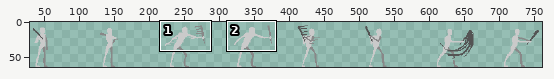
Sprite sheet, stored at assets/player/amenine/parry.png. The picture above shows the old version from afar; the outline marks the close-up.
Close-up. Earlier state:
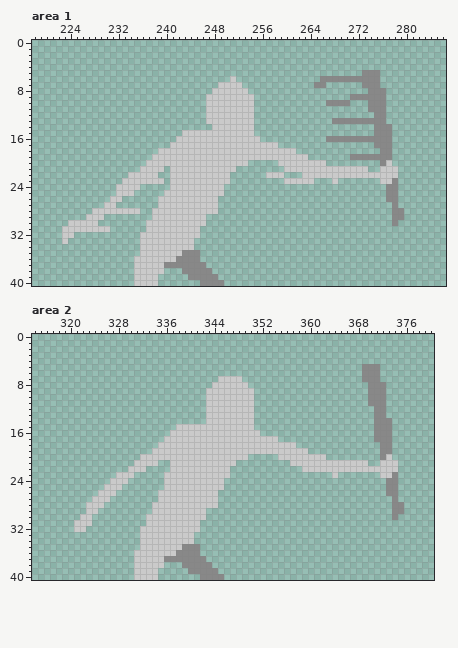
The file is 768x64 pixels. Shown: area 1: x 218..286, y 0..40; area 2: x 314..380, y 0..40. The wide view leaves out empty margins. The commit also changed other parts of the picture, which this record leaves out.
After the commit:
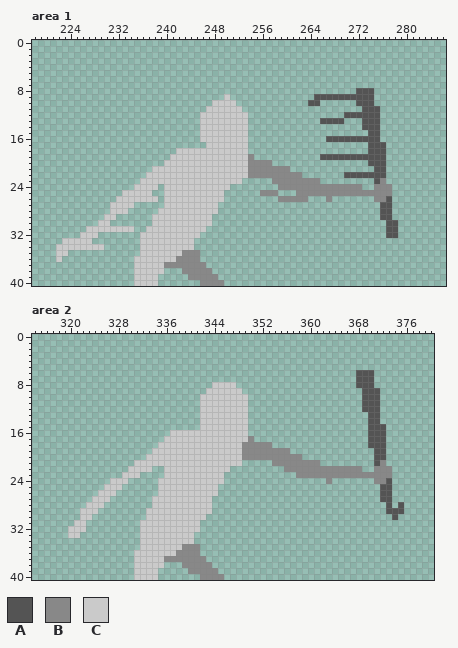
Palette (. is transparent): A #545454  B #888888  C #cacaca
Edits made:
--- area 1
@@ x 218..286 @@
  4 .....................................................................
- 5 .......................................................BBB...........
- 6 .................................C..............BBBBBBBBBB...........
- 7 ...............................CCCC............BB......BBB...........
- 8 ..............................CCCCCC....................BBB..........
- 9 .............................CCCCCCCC................BBBBBB..........
-10 .............................CCCCCCCC............BBBB...BBB..........
-11 .............................CCCCCCCC...................BBB..........
-12 .............................CCCCCCCC....................BB..........
-13 .............................CCCCCCCC.............BBBBBBBBB..........
-14 ..............................CCCCCCC....................BBB.........
-15 .........................CCCCCCCCCCCC....................BBB.........
-16 ........................CCCCCCCCCCCCCC...........BBBBBBBBBBB.........
-17 .......................CCCCCCCCCCCCCCCCCC................BBB.........
-18 .....................CCCCCCCCCCCCCCCCCCCCCCC..............BB.........
-19 ....................CCCCCCCCCCCCCCCCCCCCCCCCCC.......BBBBBBB.........
-20 ...................CCCCCCCCCCCCCCCCC.....CCCCCCCC.........BC.........
-21 ..................CCCC.CCCCCCCCCCC........CCCCCCCCCCCCCC..CCC........
-22 ................CCCCC..CCCCCCCCCC......CCC...CCCCCCCCCCCCCCCC........
-23 ...............CCCCCCC.CCCCCCCCCC.........CCCCC...C.......CCB........
-24 ..............CCCC.....CCCCCCCCC...........................BB........
-25 ..............CCC.....CCCCCCCCCC...........................BB........
-26 .............CC......CCCCCCCCCC............................BB........
-27 ............CC.......CCCCCCCCCC.............................B........
-28 ..........CCCCCCCC..CCCCCCCCCCC.............................BB.......
-29 .........CCC........CCCCCCCCC...............................BB.......
-30 ......CCCCC........CCCCCCCCCC...............................B........
-31 .....CCCCCCCC......CCCCCCCCC.........................................
-32 .....CC...........CCCCCCCCCC.........................................
-33 .....C............CCCCCCCCC..........................................
-34 ..................CCCCCCCCC..........................................
-35 ..................CCCCCCCBBB.........................................
-36 .................CCCCCCCBBBB.........................................
+ 5 .....................................................................
+ 6 .....................................................................
+ 7 .....................................................................
+ 8 ......................................................AAA............
+ 9 ................................C..............AAAAAAAAAA............
+10 ..............................CCCC............AA......AAA............
+11 .............................CCCCCC....................AAA...........
+12 ............................CCCCCCCC................AAAAAA...........
+13 ............................CCCCCCCC............AAAA...AAA...........
+14 ............................CCCCCCCC...................AAA...........
+15 ............................CCCCCCCC....................AA...........
+16 ............................CCCCCCCC.............AAAAAAAAA...........
+17 .............................CCCCCCC....................AAA..........
+18 ........................CCCCCCCCCCCC....................AAA..........
+19 .......................CCCCCCCCCCCCCB...........AAAAAAAAAAA..........
+20 ......................CCCCCCCCCCCCCCBBBB................AAA..........
+21 ....................CCCCCCCCCCCCCCCCBBBBBBB..............AA..........
+22 ...................CCCCCCCCCCCCCCCCCBBBBBBBBB.......AAAAAAA..........
+23 ..................CCCCCCCCCCCCCCCCC.....BBBBBBBB.........AB..........
+24 .................CCCC.CCCCCCCCCCC........BBBBBBBBBBBBBB..BBB.........
+25 ...............CCCCC..CCCCCCCCCC......BBB...BBBBBBBBBBBBBBBB.........
+26 ..............CCCCCCC.CCCCCCCCCC.........BBBBB...B.......BBA.........
+27 .............CCCC.....CCCCCCCCC...........................AA.........
+28 .............CCC.....CCCCCCCCCC...........................AA.........
+29 ............CC......CCCCCCCCCC............................AA.........
+30 ...........CC.......CCCCCCCCCC.............................AA........
+31 .........CCCCCCCC..CCCCCCCCCC..............................AA........
+32 ........CCC.......CCCCCCCCCC...............................AA........
+33 .....CCCCC........CCCCCCCCC..........................................
+34 ....CCCCCCCC......CCCCCCCCC..........................................
+35 ....CC............CCCCCCCBBB.........................................
+36 ....C............CCCCCCCBBBB.........................................
 37 .................CCCCCBBBBBBB........................................
--- area 2
@@ x 314..380 @@
  4 ...................................................................
- 5 .......................................................BBB.........
- 6 .......................................................BBB.........
- 7 ...............................CCCC....................BBB.........
- 8 ..............................CCCCCC....................BBB........
- 9 .............................CCCCCCCC...................BBB........
-10 .............................CCCCCCCC...................BBB........
-11 .............................CCCCCCCC...................BBB........
-12 .............................CCCCCCCC....................BB........
-13 .............................CCCCCCCC....................BB........
-14 .............................CCCCCCCC....................BBB.......
-15 ........................CCCCCCCCCCCCC....................BBB.......
-16 .......................CCCCCCCCCCCCCCC...................BBB.......
-17 ......................CCCCCCCCCCCCCCCCCCC................BBB.......
-18 .....................CCCCCCCCCCCCCCCCCCCCCCC..............BB.......
-19 ....................CCCCCCCCCCCCCCCCCCCCCCCCCC............BB.......
-20 ..................CCCCCCCCCCCCCCCCCC.....CCCCCCCC.........BC.......
-21 .................CCCC..CCCCCCCCCCC.........CCCCCCCCCCCCC..CCC......
-22 ................CCC....CCCCCCCCCC............CCCCCCCCCCCCCCCC......
-23 ..............CCC.....CCCCCCCCCCC.................C.......CCB......
-24 .............CCC......CCCCCCCCCC...........................BB......
-25 ............CCC.......CCCCCCCCCC...........................BB......
-26 ...........CCC.......CCCCCCCCCC............................BB......
-27 ..........CCC........CCCCCCCCCC.............................B......
-28 .........CCC........CCCCCCCCCCC.............................BB.....
-29 .........CC.........CCCCCCCCC...............................BB.....
-30 ........CC.........CCCCCCCCCC...............................B......
-31 .......CCC.........CCCCCCCCC.......................................
-32 .......CC.........CCCCCCCCCC.......................................
-33 ..................CCCCCCCCC........................................
+ 5 ...................................................................
+ 6 ......................................................AAA..........
+ 7 ......................................................AAA..........
+ 8 ..............................CCCC....................AAA..........
+ 9 .............................CCCCCC....................AAA.........
+10 ............................CCCCCCCC...................AAA.........
+11 ............................CCCCCCCC...................AAA.........
+12 ............................CCCCCCCC...................AAA.........
+13 ............................CCCCCCCC....................AA.........
+14 ............................CCCCCCCC....................AA.........
+15 ............................CCCCCCCC....................AAA........
+16 .......................CCCCCCCCCCCCC....................AAA........
+17 ......................CCCCCCCCCCCCCCB...................AAA........
+18 .....................CCCCCCCCCCCCCCBBBBB................AAA........
+19 ....................CCCCCCCCCCCCCCCBBBBBBBB..............AA........
+20 ...................CCCCCCCCCCCCCCCCBBBBBBBBBB............AA........
+21 .................CCCCCCCCCCCCCCCCCC.....BBBBBBBB.........AB........
+22 ................CCCC..CCCCCCCCCCC.........BBBBBBBBBBBBB..BBB.......
+23 ...............CCC....CCCCCCCCCC............BBBBBBBBBBBBBBBB.......
+24 .............CCC.....CCCCCCCCCCC.................B.......BBA.......
+25 ............CCC......CCCCCCCCCC...........................AA.......
+26 ...........CCC.......CCCCCCCCCC...........................AA.......
+27 ..........CCC.......CCCCCCCCCC............................AA.......
+28 .........CCC........CCCCCCCCCC.............................A.A.....
+29 ........CCC........CCCCCCCCCCC.............................AAA.....
+30 ........CC.........CCCCCCCCCC...............................A......
+31 .......CC.........CCCCCCCCCC.......................................
+32 ......CCC.........CCCCCCCCCC.......................................
+33 ......CC..........CCCCCCCCC........................................
 34 ..................CCCCCCCCC........................................
Boxes around the changes in both close-ups, in picture pixels (x1, y1, x2, y2):
changed: (56, 70, 404, 262)
changed: (176, 364, 404, 520)
changed: (116, 454, 170, 526)
changed: (68, 508, 92, 538)
